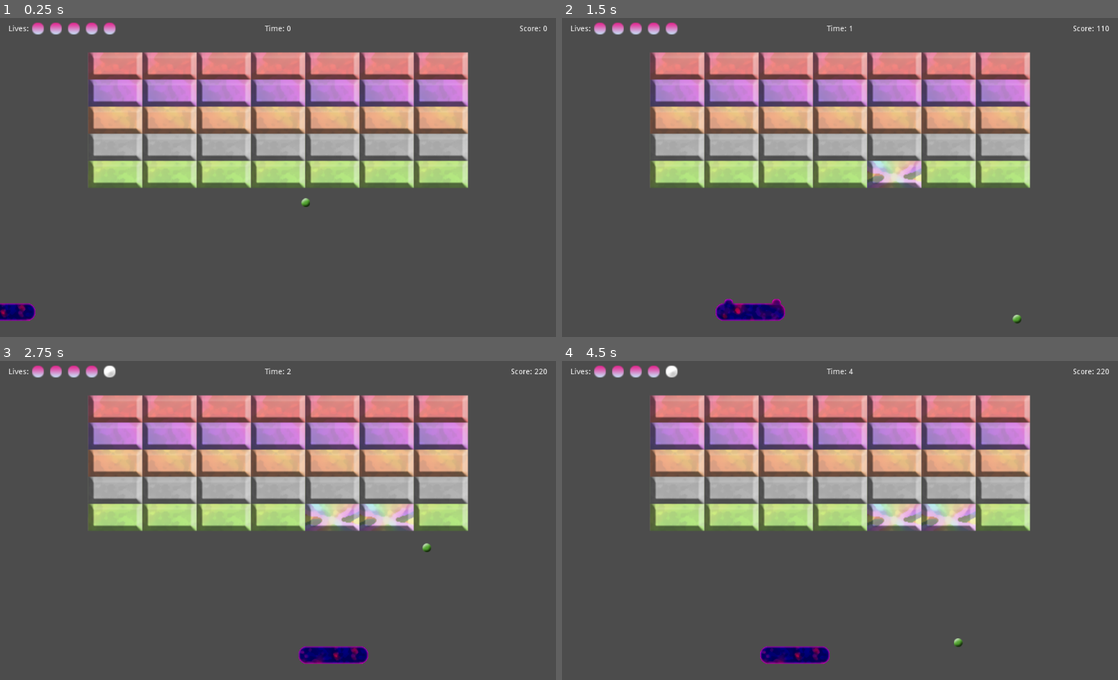
Above: before the commit, frames 1-4 (two rows, left to right).
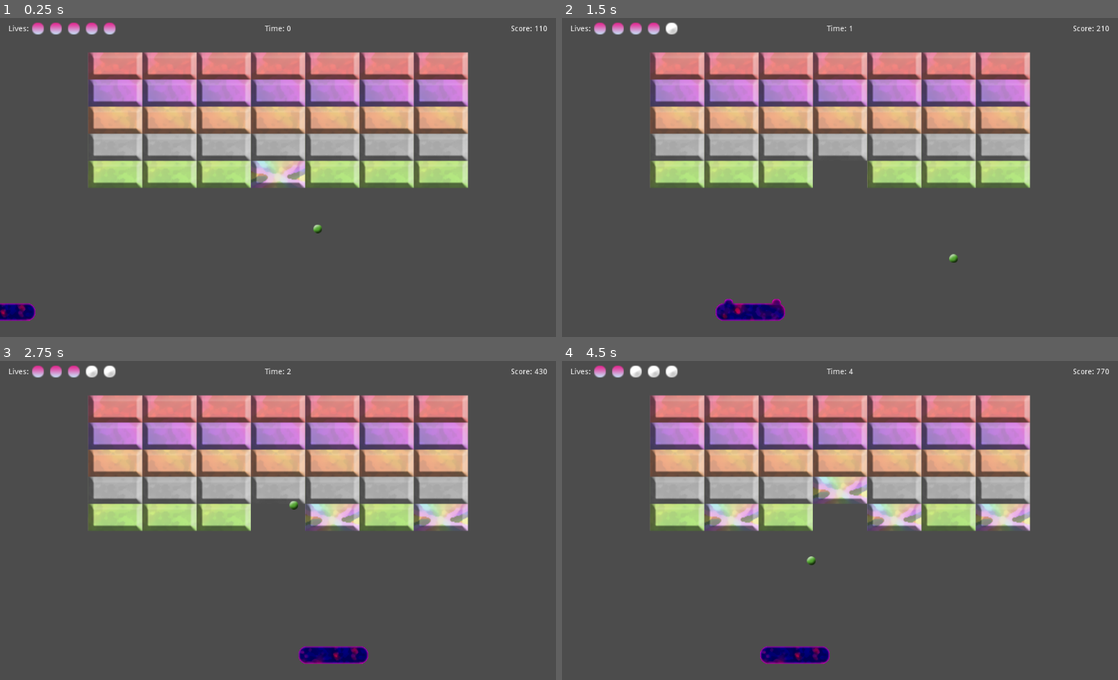
Above: after the commit, the same moments.

Repository: ehultgre/03-Juicy-Brick-Breaker
Game: Godot game, scene res://Levels/Level1.tscn
Same seed, same stepped clock (60 frames per second), same inputs: the game is played once before the commit and once after it.
Inputs (mouse positions are in pixels of both pictures, inside the frame that each line leads up to):
- Up to frame 1 (0.25 s): no input
- Up to frame 2 (1.5 s): move the mouse to (962, 158) at 0.52 s; move the mouse to (728, 190) at 1.27 s
- Up to frame 3 (2.75 s): move the mouse to (333, 447) at 2.02 s
- Up to frame 4 (4.5 s): move the mouse to (812, 581) at 2.77 s; move the mouse to (1006, 565) at 3.52 s; move the mouse to (673, 469) at 4.27 s

The runs differ from the first frame. In frame 1, 0.9% of the frame differs, in the area x 45-98%, y 2-68%; in frame 2, 1.7%; in frame 3, 2.4%; in frame 4, 4.0%, in the area x 12-98%, y 1-90%.

Commit message:
First half of powerups

Diff:
--- a/Ball/Ball.gd
+++ b/Ball/Ball.gd
@@ -1,19 +1,24 @@
 extends RigidBody2D
 
 onready var VP = get_viewport_rect().size
+var speed = 400
 export var min_speed = 100.0
-export var max_speed = 400.0
+export var max_speed = 600.0
+
 
 func _ready():
 	contact_monitor = true
 	set_max_contacts_reported(4)
 	position = Vector2(VP.x/2, VP.y - 200)
+	var impulse = Vector2.RIGHT*speed
+	impulse = impulse.rotated(randf()*-PI)
+	apply_central_impulse(impulse)
 
 
 func _physics_process(_delta):
+	var paddle = get_node("/root/Game/Paddle_Container/Paddle")
 	if position.y > VP.y + 30:
 		die()
-
 
 	var bodies = get_colliding_bodies()
 	for body in bodies:
@@ -22,6 +27,7 @@
 			body.find_node("AnimatedSprite").play("hit")
 		if body.is_in_group("brick"):
 			body.damage(1)
+
 
 func _integrate_forces(state):
 	if abs(state.linear_velocity.x) < min_speed:
--- a/Brick/Brick.gd
+++ b/Brick/Brick.gd
@@ -6,7 +6,7 @@
 var dying = false
 
 func _ready():
-	pass
+	randomize()
 
 func _physics_process(_delta):
 	if dying:
@@ -14,15 +14,17 @@
 
 func set_strength(s):
 	if s <= 0:
+		get_node("/root/Game/Powerup Container").add_powerup(position)
 		die()
 	strength = s
 	var x = strength * 100
 	$Sprite.region_rect = Rect2(x, 0, 100, 50)
 	points = strength*10 + 100
 
-func damage(_d):
-	set_strength(strength - 1)
+func damage(d):
+	set_strength(strength - d)
 	Global.update_score(points)
+
 
 func die():
 	dying = true
--- /dev/null
+++ b/HUD/GameOver.tscn
@@ -0,0 +1,35 @@
+[gd_scene load_steps=2 format=2]
+
+[ext_resource path="res://HUD/GameOver.gd" type="Script" id=1]
+
+[node name="GameOver" type="Control"]
+anchor_right = 1.0
+anchor_bottom = 1.0
+script = ExtResource( 1 )
+__meta__ = {
+"_edit_use_anchors_": false
+}
+
+[node name="Label" type="Label" parent="."]
+margin_left = 408.0
+margin_top = 288.0
+margin_right = 614.0
+margin_bottom = 302.0
+text = "Congratulations, your score was "
+__meta__ = {
+"_edit_use_anchors_": false
+}
+
+[node name="Play_Again" type="Button" parent="."]
+margin_left = 424.0
+margin_top = 448.0
+margin_right = 605.0
+margin_bottom = 468.0
+text = "Do you want to play again?"
+
+[node name="Quit" type="Button" parent="."]
+margin_left = 424.0
+margin_top = 488.0
+margin_right = 605.0
+margin_bottom = 508.0
+text = "Quit"
--- a/Levels/Level1.tscn
+++ b/Levels/Level1.tscn
@@ -1,9 +1,10 @@
-[gd_scene load_steps=5 format=2]
+[gd_scene load_steps=6 format=2]
 
 [ext_resource path="res://Paddle/Paddle_Container.gd" type="Script" id=1]
 [ext_resource path="res://Levels/Ball_Container.gd" type="Script" id=2]
 [ext_resource path="res://Brick/Brick Container.gd" type="Script" id=3]
 [ext_resource path="res://HUD/HUD.gd" type="Script" id=4]
+[ext_resource path="res://Powerup/Powerup Container.gd" type="Script" id=5]
 
 [node name="Game" type="Node2D"]
 
@@ -11,6 +12,9 @@
 
 [node name="CollisionPolygon2D" type="CollisionPolygon2D" parent="Walls"]
 polygon = PoolVector2Array( 0, 640, -0.697784, -3.21909, 1026.02, -1.09776, 1024, 640, 1152, 640, 1152, -128, -125, -125, -128, 640 )
+
+[node name="Powerup Container" type="Node2D" parent="."]
+script = ExtResource( 5 )
 
 [node name="Brick Container" type="Node2D" parent="."]
 script = ExtResource( 3 )
--- /dev/null
+++ b/Powerup/Payload.gd
@@ -0,0 +1,15 @@
+extends Node2D
+
+var payload_type = 0
+
+func _ready():
+	if payload_type == 0:
+		pass
+	if payload_type == 1:
+		pass
+
+
+func _on_Timer_timeout():
+	#undo the powerup
+	print("Done!")
+	queue_free()
--- /dev/null
+++ b/Powerup/Powerup Container.gd
@@ -0,0 +1,14 @@
+extends Node2D
+
+onready var Powerup = load("resd://Powerup/Powerup.tscn")
+export var powerup_prob = 0.05
+
+
+func _ready():
+	randomize()
+
+func add_powerup(pos):
+	if randf() < powerup_prob:
+		var powerup = Powerup.instance()
+		powerup.position = pos
+		get_node("/root/Game/Powerup Container").add_child(powerup)
--- /dev/null
+++ b/Powerup/Powerup.gd
@@ -0,0 +1,33 @@
+extends RigidBody2D
+
+onready var VP = get_viewport_rect().size
+var payload_type = 0
+
+
+func _ready():
+	randomize()
+	choose_payload()
+	contact_monitor = true
+	set_max_contacts_reported(4)
+	$Sprite.region_rect = Rect2(46*payload_type,0,46,46)
+
+
+
+func choose_payload():
+	payload_type = randi() % 2
+	$Payload.payload_type = payload_type
+
+
+func _physics_process(_delta):
+	if position.y > VP.y + 30:
+		queue_free()
+
+	var bodies = get_colliding_bodies()
+	for body in bodies:
+		if body.get_parent().name == "Paddle Container":
+			var payload = $Payload
+			remove_child($Payload)
+			get_node("/root/Game/Powerup Conatainer").add_child(payload)
+			payload.get_node("Timer").start()
+			payload.enable_payload()
+			queue_free()
--- /dev/null
+++ b/Powerup/Powerup.tscn
@@ -0,0 +1,30 @@
+[gd_scene load_steps=5 format=2]
+
+[ext_resource path="res://Powerup/Powerup.gd" type="Script" id=1]
+[ext_resource path="res://Assets/powerup.png" type="Texture" id=2]
+[ext_resource path="res://Powerup/Payload.gd" type="Script" id=3]
+
+[sub_resource type="CircleShape2D" id=1]
+radius = 24.0
+
+[node name="Powerup" type="RigidBody2D"]
+collision_layer = 8
+mode = 2
+gravity_scale = 4.0
+linear_velocity = Vector2( 0, 100 )
+script = ExtResource( 1 )
+
+[node name="Sprite" type="Sprite" parent="."]
+texture = ExtResource( 2 )
+region_enabled = true
+region_rect = Rect2( 0, 0, 46, 46 )
+
+[node name="CollisionPolygon2D" type="CollisionShape2D" parent="."]
+shape = SubResource( 1 )
+
+[node name="Payload" type="Node2D" parent="."]
+script = ExtResource( 3 )
+
+[node name="Timer" type="Timer" parent="Payload"]
+one_shot = true
+[connection signal="timeout" from="Payload/Timer" to="Payload" method="_on_Timer_timeout"]
Binary file added: Assets/powerup.png
Not shown, changed: .DS_Store
Not shown, changed: Assets/.DS_Store
